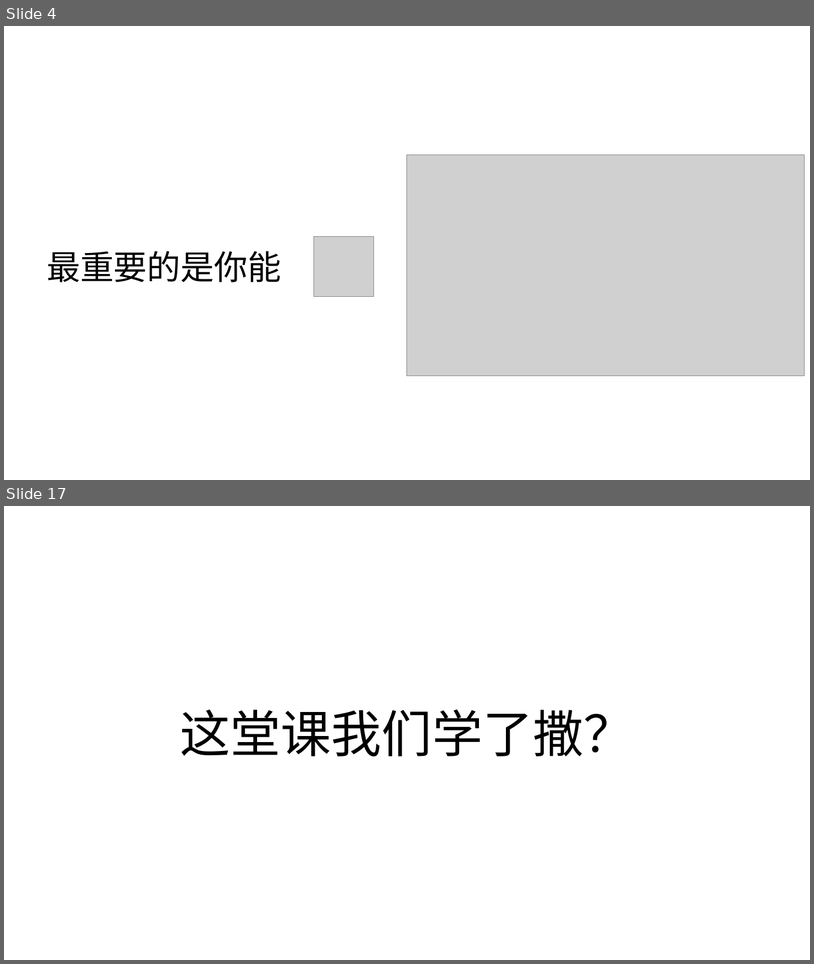
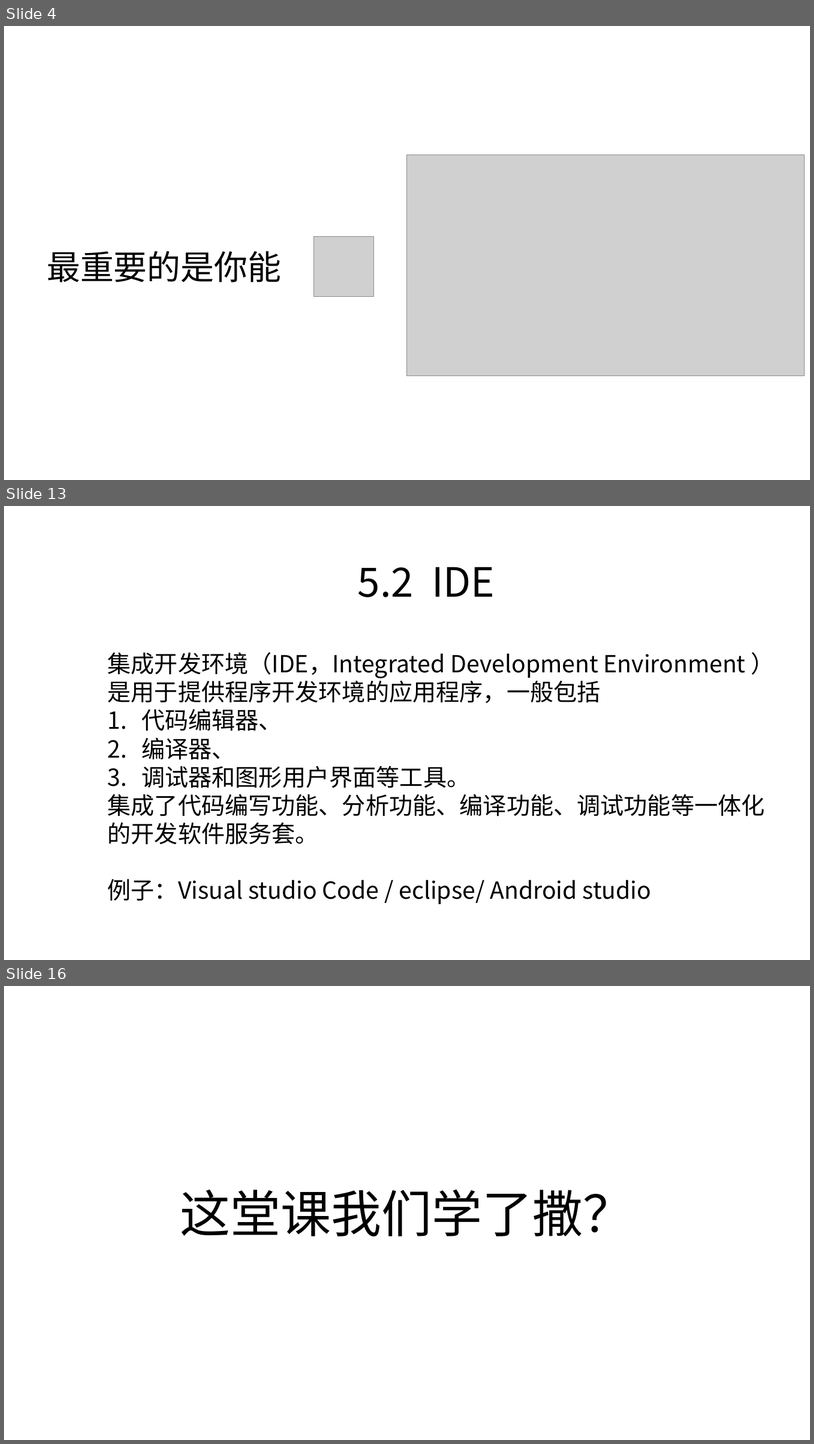
Before and after one commit to zjyesir/hmc_java_1, a slide deck: 1.1绪论.pptx. Shown one above the other, each under a label of ours: slides 4 and 17 before the commit, slides 4, 13 and 16 after it; the slides between them are not shown. The pictures are 814x964 and 814x1444 pixels, drawn with LibreOffice and Linux fonts; fonts in the diff are those of the drawing; grey boxes stand for pictures; background and template pictures are left out. Boxes give left, top, right and bottom in pixels: in the first picture for what was removed or moved away, otherwise in the second. Text is boxed around its words. In the diff, an @@ line names an element or a change of style, - is before the commit and + after.

```diff
--- a/1.1绪论.pptx
+++ b/1.1绪论.pptx
@@ slide 13 added at box(4, 506, 810, 960), background picture (left out) @@
@@ text added at box(358, 567, 495, 597), 48 pt, text #000000 @@
+5.2 IDE
@@ text added at box(108, 652, 765, 904), 28 pt, text #000000 @@
+集成开发环境（IDE，Integrated Development Environment ）是用于提供程序开发环境的应用程序，一般包括
+1. 代码编辑器、
+2. 编译器、
+3. 调试器和图形用户界面等工具。
+集成了代码编写功能、分析功能、编译功能、调试功能等一体化的开发软件服务套。
+例子：Visual studio Code / eclipse/ Android studio
@@ what was slide 17 is now slide 16 @@
```
Also in this commit, not shown: 7 slides changed, 3 other slides added, 5 slides removed.
